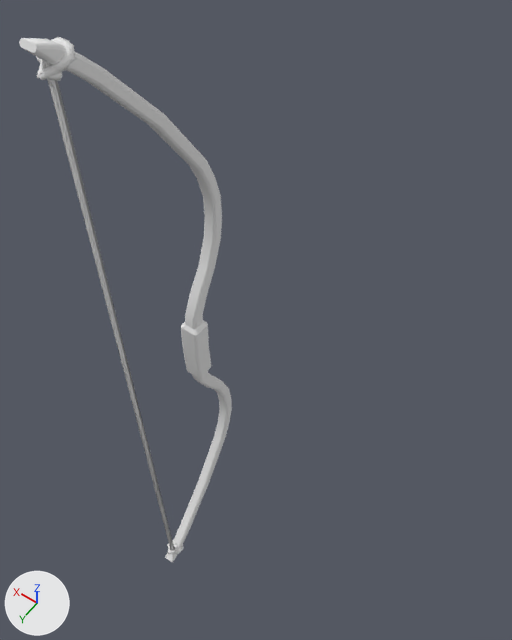
What one commit did to the FBX model Art/Weapons/WEP_BowAndArrow_001/WEP_BowAndArrow_001.fbx.
Rendered twice from a camera (50 mm lens) standing at (-0.461, 0.326, 0.916) and looking at (0.002, -0.322, -0.102). Lighting does not change. The marker at lower left points along +X, +Y and +Z. Mesh edges are drawn as thin lines on the coarser meshes. Where no turn or scale is listed for an object, it has been applied to the vertices.

Script lines for the objects in view, before the commit:
```python
me_mesh = bpy.data.meshes.new('Mesh')
me_mesh.from_pydata(...)  # 710 vertices, 724 faces; spans x -0.016..0.016, y -0.228..0.002, z -0.601..0.601
me_mesh.materials.append(mat_wep_bow_001)  # white #e7e7e7
ob_wep_bow_001 = bpy.data.objects.new('WEP_Bow_001', me_mesh)
ob_wep_bow_001.location = (0.0, 0.0, 0.0)
```
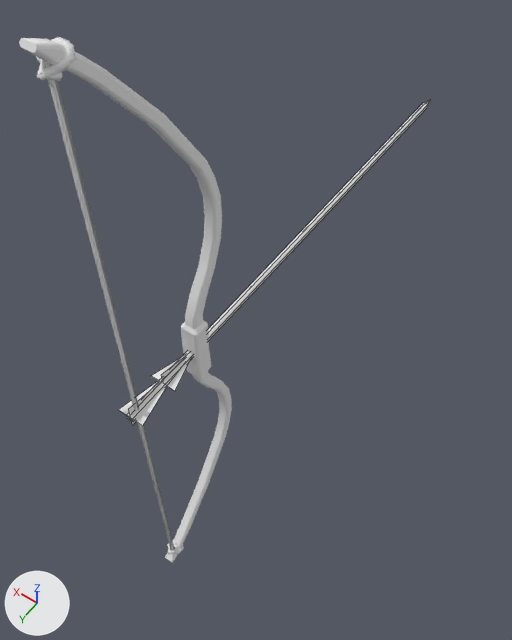
The newer file is also turned or shifted as a whole; pictures and numbers use the older file's frame.

Changed parts and their boxes (x1, y1, x2, y2) in the pictures (512 x 640 px):
'WEP_Arrow_001', added
    after: (118, 99, 431, 426)

What changed in the scene script:
```text
Add mat_wep_arrow_001:
    mat_wep_arrow_001 = principled_material('WEP_Arrow_001')
    mat_wep_arrow_001.base_color = (0.8, 0.8, 0.8)  # white #e7e7e7
    mat_wep_arrow_001.roughness = 0.553
Add me_mesh_1:
    me_mesh_1.from_pydata(...)  # 29 vertices, 30 faces; spans x -0.024..0.024, y -0.969..0.001, z -0.024..0.024
    me_mesh_1.materials.append(mat_wep_arrow_001)  # white #e7e7e7
Add ob_wep_arrow_001:
    ob_wep_arrow_001 = bpy.data.objects.new('WEP_Arrow_001', me_mesh_1)
    ob_wep_arrow_001.location = (0.0, 0.0, 0.0)
```
